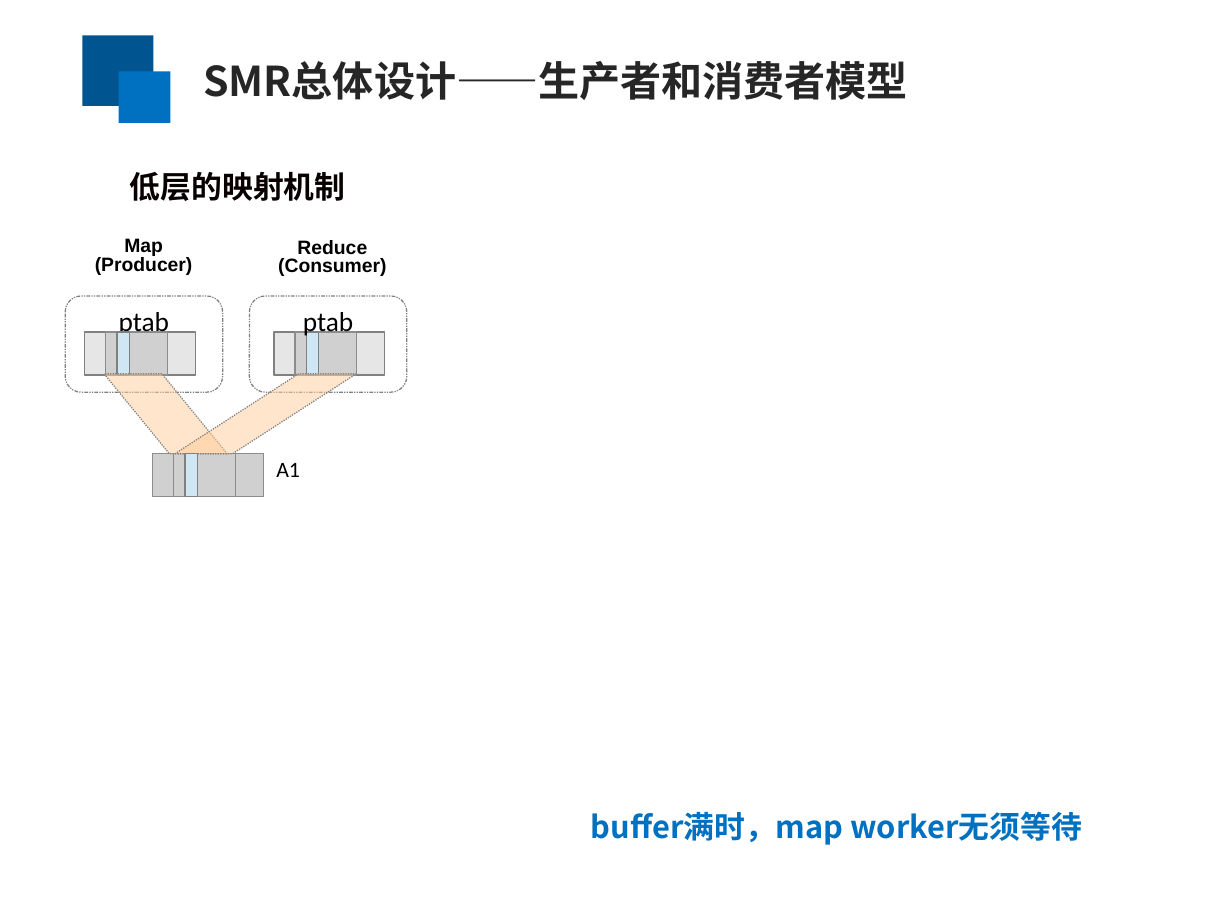
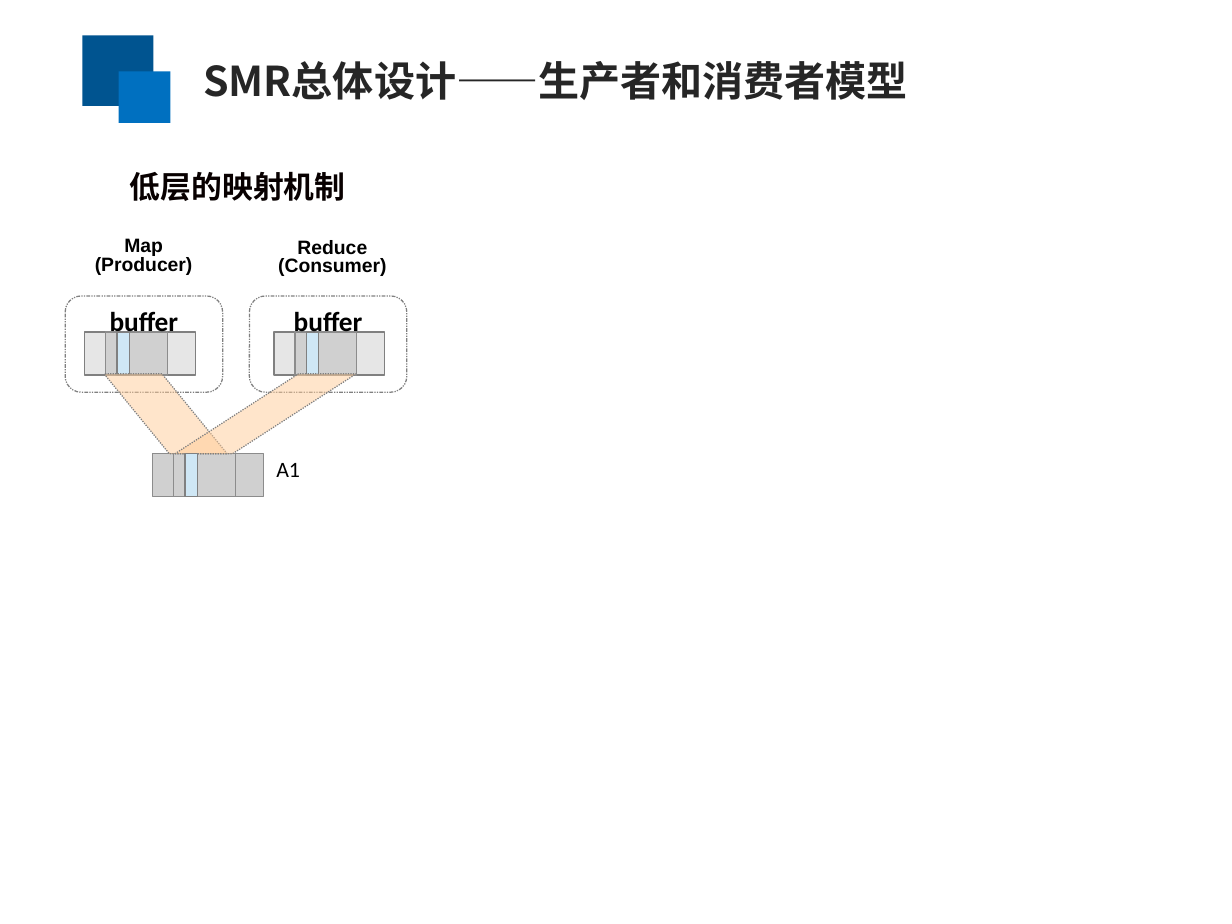
Before and after one commit to yufenyu/work, a slide deck: slide 10 of dmr_paper/paper/chinaSys-2016.ppt. Drawn at 1232x924 pixels with LibreOffice and Linux fonts; fonts in the diff are those of the drawing; grey boxes stand for pictures. Boxes give left, top, right and bottom in pixels: in the first picture for what was removed or moved away, otherwise in the second. Text is boxed around its words. In the diff, an @@ line names an element or a change of style, - is before the commit and + after.

```diff
--- a/dmr_paper/paper/chinaSys-2016.ppt
+++ b/dmr_paper/paper/chinaSys-2016.ppt
@@ text in rounded rectangle at <box>110,308,179,337</box>: text changed; bold on @@
-ptab
+buffer
@@ text in rounded rectangle at <box>294,308,363,337</box>: text changed; bold on @@
-ptab
+buffer
@@ text removed at <box>591,811,1082,845</box> @@
-buffer满时，map worker无须等待
```
Also in this commit, not shown: 14 other slides changed, 4 slides removed.
